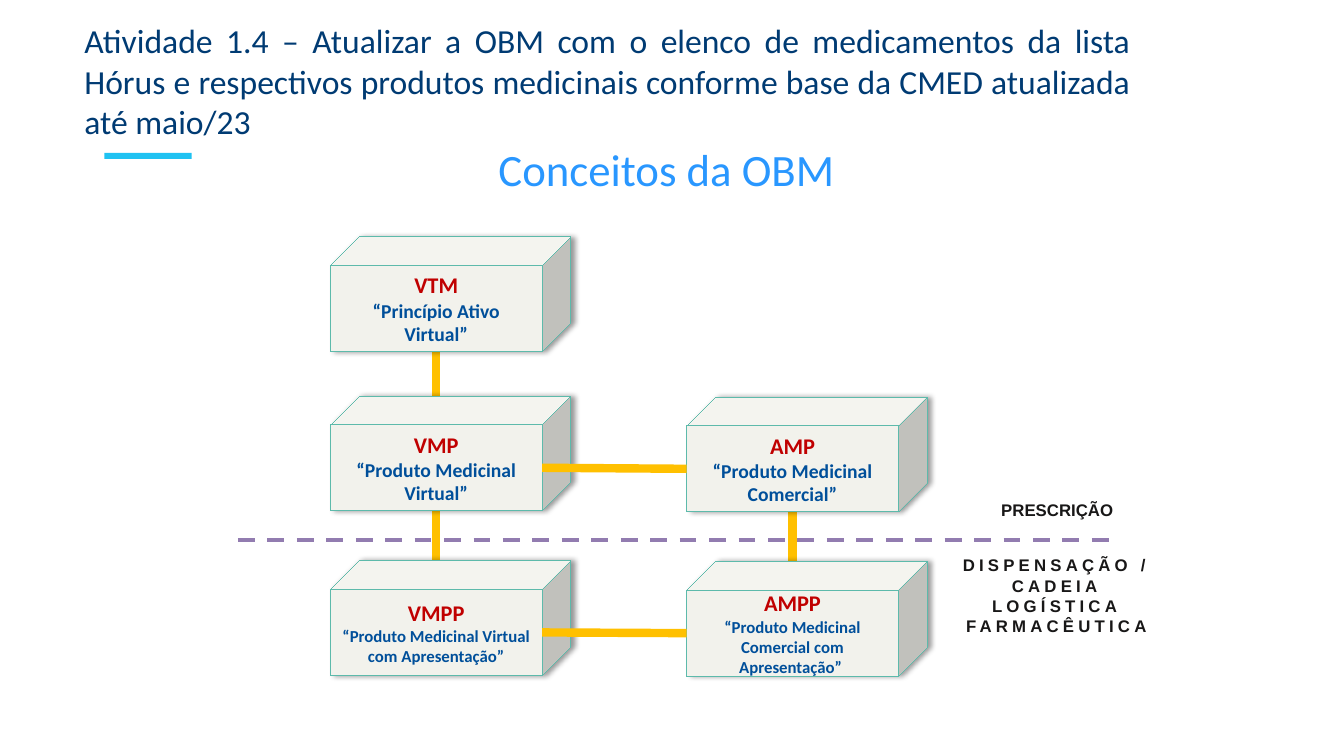
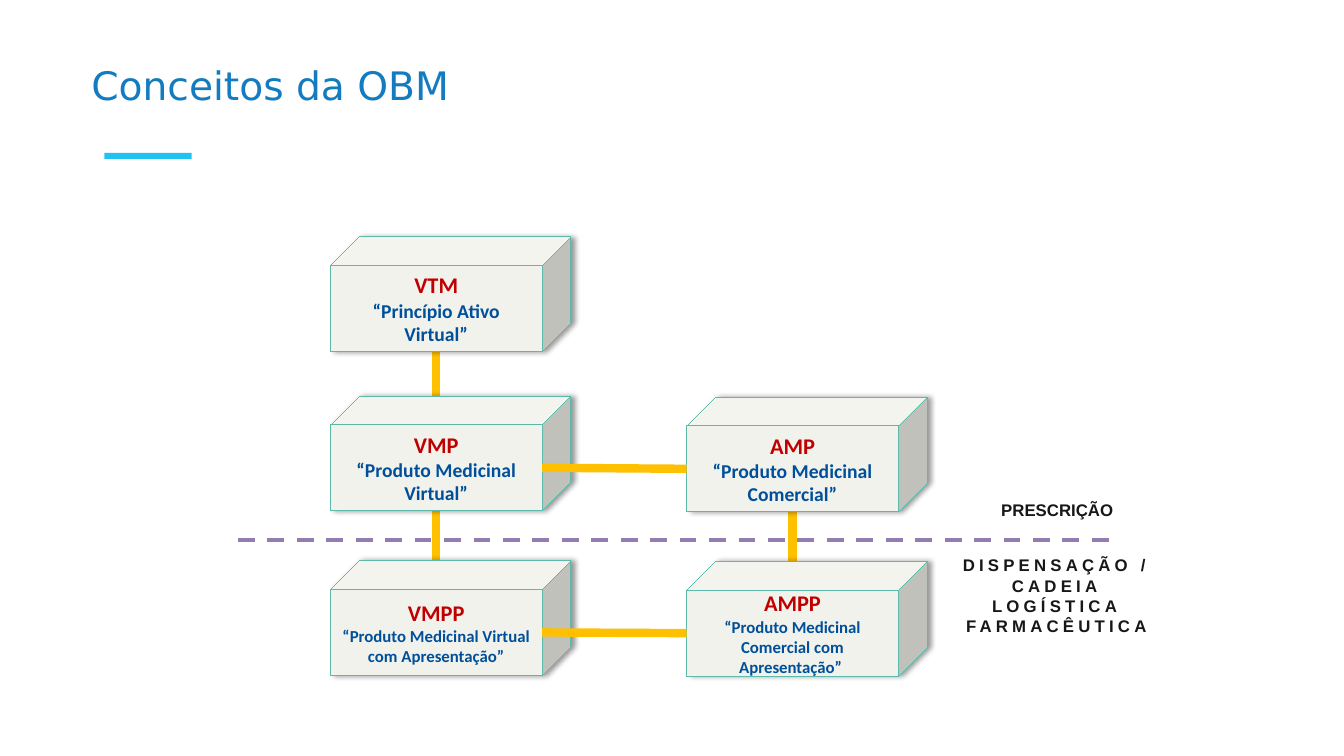
Before and after one commit to moaassis/https-git-codecommit.sa-east-1.amazonaws.com-v1-repos-ips-brasil-documentos, a slide deck: slide 3 of Gestão do Projeto/ApresentacoesProjeto/ips_entregav2_Dez2023.pptx. Drawn at 1344x756 pixels with LibreOffice and Linux fonts; fonts in the diff are those of the drawing; background and template pictures are left out. Boxes give left, top, right and bottom in pixels: in the first picture for what was removed or moved away, otherwise in the second. Text is boxed around its words. In the diff, an @@ line names an element or a change of style, - is before the commit and + after.

```diff
--- a/Gestão do Projeto/ApresentacoesProjeto/ips_entregav2_Dez2023.pptx
+++ b/Gestão do Projeto/ApresentacoesProjeto/ips_entregav2_Dez2023.pptx
@@ text removed at bbox=[84, 29, 1130, 136] @@
-Atividade 1.4 – Atualizar a OBM com o elenco de medicamentos da lista Hórus e respectivos produtos medicinais conforme base da CMED atualizada até maio/23
@@ text "Conceitos da OBM": place and size @@
-text "Conceitos da OBM" at bbox=[498, 155, 834, 187]
+text "Conceitos da OBM" at bbox=[91, 70, 448, 101]
@@ text "Conceitos da OBM" at bbox=[91, 70, 448, 101]: size 32 to 28 pt, font Calibri to DejaVu Sans, text colour #2997FF to #137CC0; alignment centre to justified @@
```
Also in this commit, not shown: 2 other slides changed, 2 slides added, 2 slides removed.
